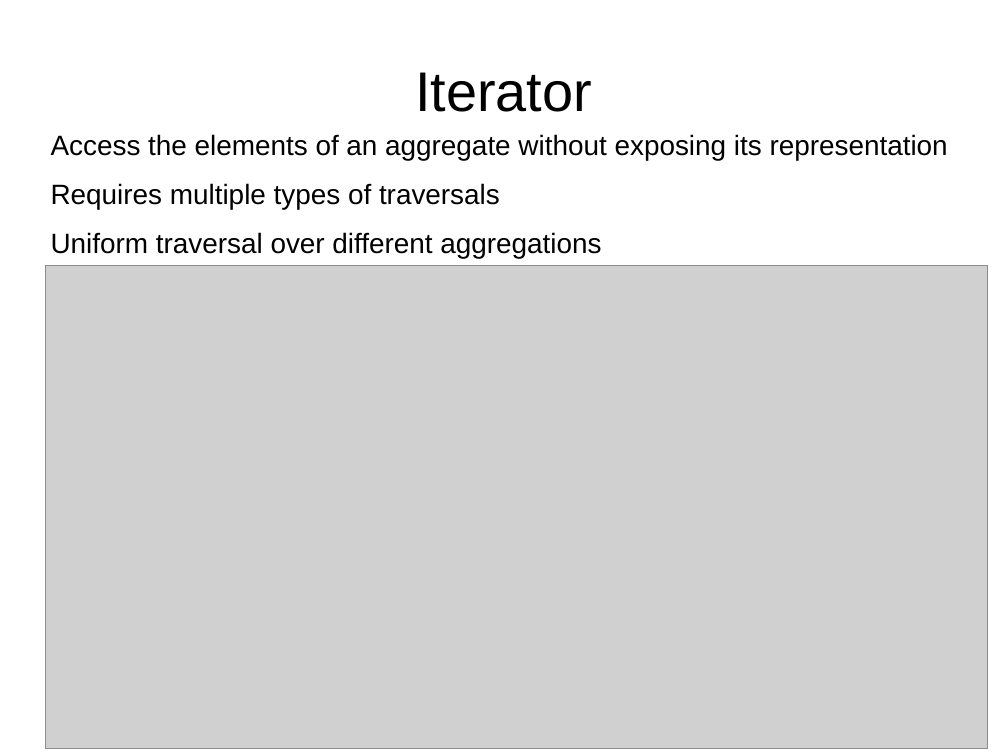
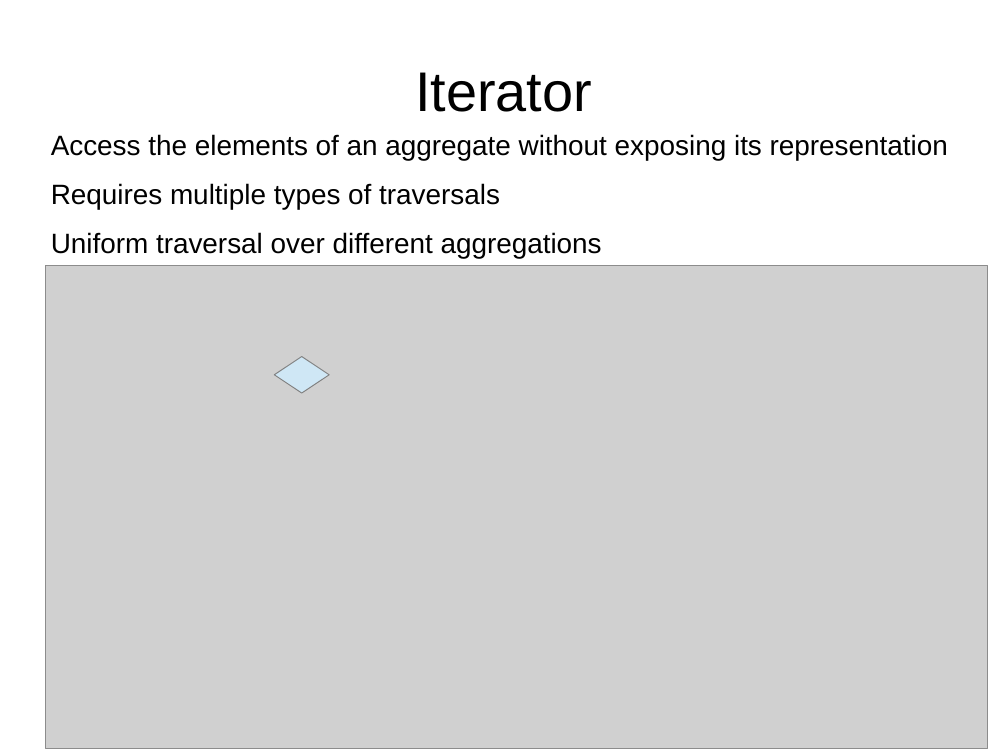
Before and after one commit to bpcrao/purnacode, a slide deck: slide 12 of ppts/Design Patterns by Example.ppt. Drawn at 1008x756 pixels with LibreOffice and Linux fonts; fonts in the diff are those of the drawing; grey boxes stand for pictures. Boxes give left, top, right and bottom in pixels: in the first picture for what was removed or moved away, otherwise in the second. Text is boxed around its words. In the diff, an @@ line names an element or a change of style, - is before the commit and + after.

```diff
--- a/ppts/Design Patterns by Example.ppt
+++ b/ppts/Design Patterns by Example.ppt
@@ diamond added at (274,357,329,393), fill #CFE7F5, outline #808080 0.74 pt @@
```
Also in this commit, not shown: 6 other slides changed.
